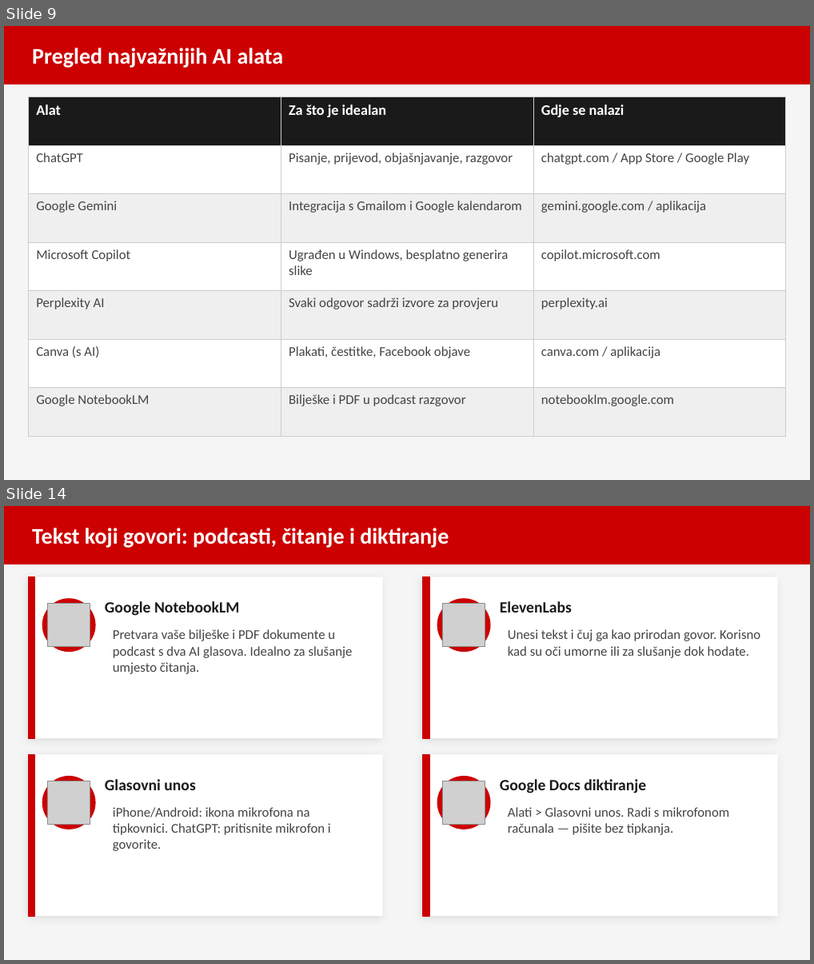
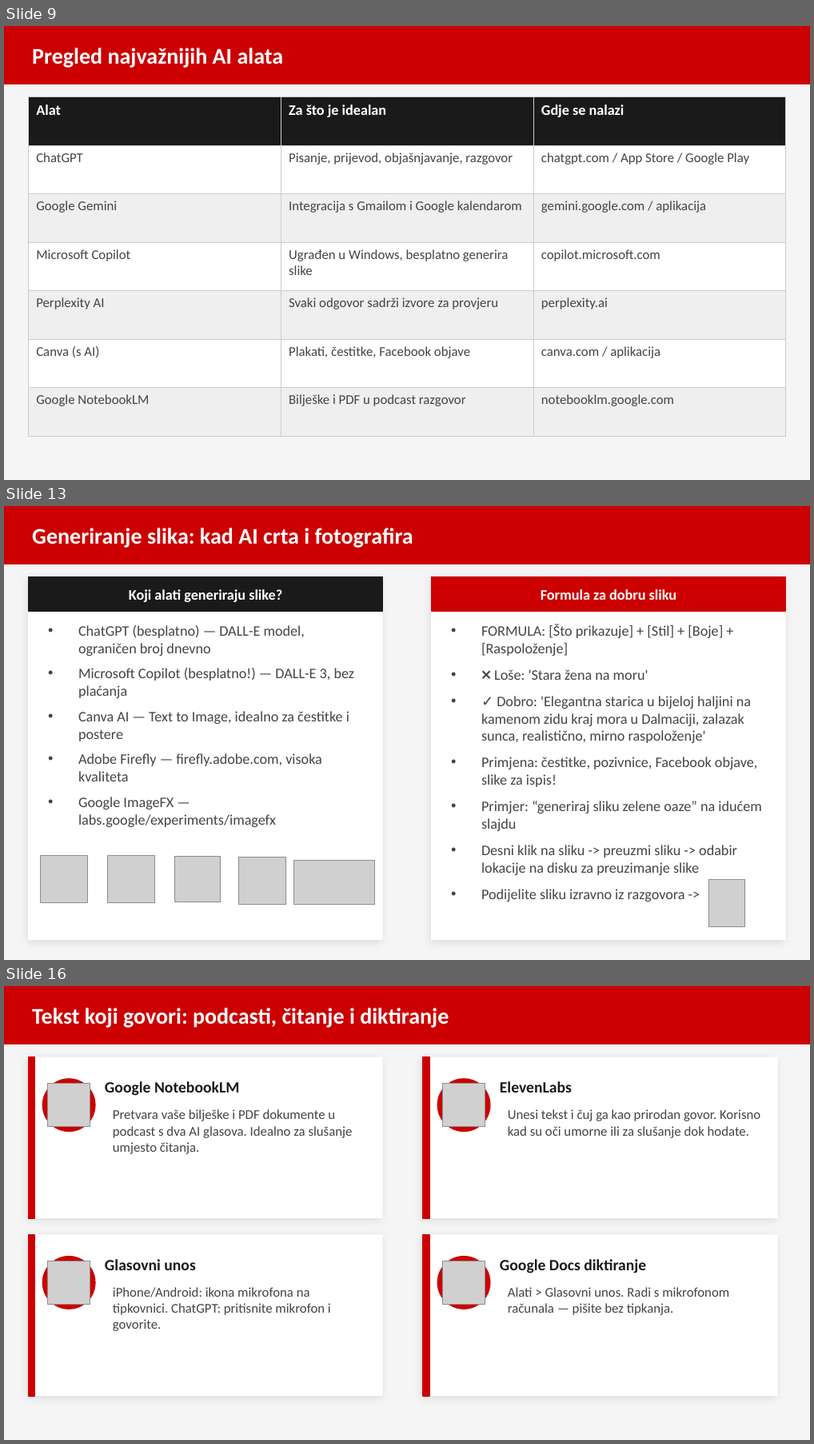
Before and after one commit to brunobilandzic/dipl, a slide deck: praksa/RAST/izradaprezentacije/AI_alati_prezentacija.pptx. Shown one above the other, each under a label of ours: slides 9 and 14 before the commit, slides 9, 13 and 16 after it; the slides between them are not shown. The pictures are 814x964 and 814x1444 pixels, drawn with LibreOffice and Linux fonts; fonts in the diff are those of the drawing; grey boxes stand for pictures. Boxes give left, top, right and bottom in pixels: in the first picture for what was removed or moved away, otherwise in the second. Text is boxed around its words. In the diff, an @@ line names an element or a change of style, - is before the commit and + after.

```diff
--- a/praksa/RAST/izradaprezentacije/AI_alati_prezentacija.pptx
+++ b/praksa/RAST/izradaprezentacije/AI_alati_prezentacija.pptx
@@ slide 13 added at (4, 506, 810, 960), background #F5F5F5 @@
@@ rectangle added at (4, 506, 810, 564), fill #CC0000, outline #CC0000 1 pt @@
@@ text added at (32, 528, 414, 548), 20 pt, text #FFFFFF, bold @@
+Generiranje slika: kad AI crta i fotografira
@@ rectangle added at (28, 577, 383, 940), fill #FFFFFF @@
@@ rectangle added at (28, 577, 383, 611), fill #1A1A1A, outline #1A1A1A 1 pt @@
@@ rectangle added at (431, 577, 786, 940), fill #FFFFFF @@
@@ rectangle added at (431, 577, 786, 611), fill #CC0000, outline #CC0000 1 pt @@
@@ text added at (129, 589, 282, 602), 13 pt, text #FFFFFF, bold @@
+Koji alati generiraju slike?
@@ text added at (541, 589, 677, 600), 13 pt, text #FFFFFF, bold @@
+Formula za dobru sliku
@@ text added at (78, 625, 355, 827), 13 pt, text #444444 @@
+• ChatGPT (besplatno) — DALL-E model, ograničen broj dnevno
+• Microsoft Copilot (besplatno!) — DALL-E 3, bez plaćanja
+• Canva AI — Text to Image, idealno za čestitke i postere
+• Adobe Firefly — firefly.adobe.com, visoka kvaliteta
+• Google ImageFX — labs.google/experiments/imagefx
@@ text added at (482, 624, 762, 901), 13 pt, text #444444 @@
+• FORMULA: [Što prikazuje] + [Stil] + [Boje] + [Raspoloženje]
+• ❌ Loše: 'Stara žena na moru'
+• ✓ Dobro: 'Elegantna starica u bijeloj haljini na kamenom zidu kraj mora u Dalmaciji, zalazak sunca, realistično, mirno raspoloženje'
+• Primjena: čestitke, pozivnice, Facebook objave, slike za ispis!
+• Primjer: “generiraj sliku zelene oaze” na idućem slajdu
+• Desni klik na sliku -> preuzmi sliku -> odabir lokacije na disku za preuzimanje slike
+• Podijelite sliku izravno iz razgovora ->
@@ picture added at (40, 855, 88, 902) @@
@@ picture added at (108, 855, 154, 902) @@
@@ picture added at (175, 856, 221, 902) @@
@@ picture added at (239, 856, 286, 904) @@
@@ picture added at (294, 860, 375, 904) @@
@@ picture added at (709, 879, 745, 926) @@
@@ what was slide 14 is now slide 16 @@
```
Also in this commit, not shown: 9 slides changed, 2 other slides added, 1 slide removed, 1 other file.
